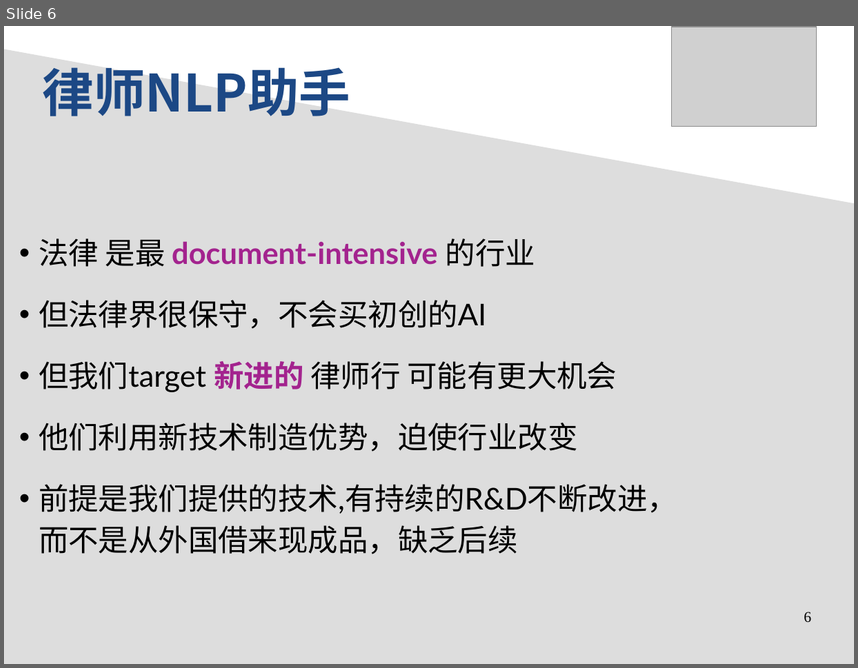
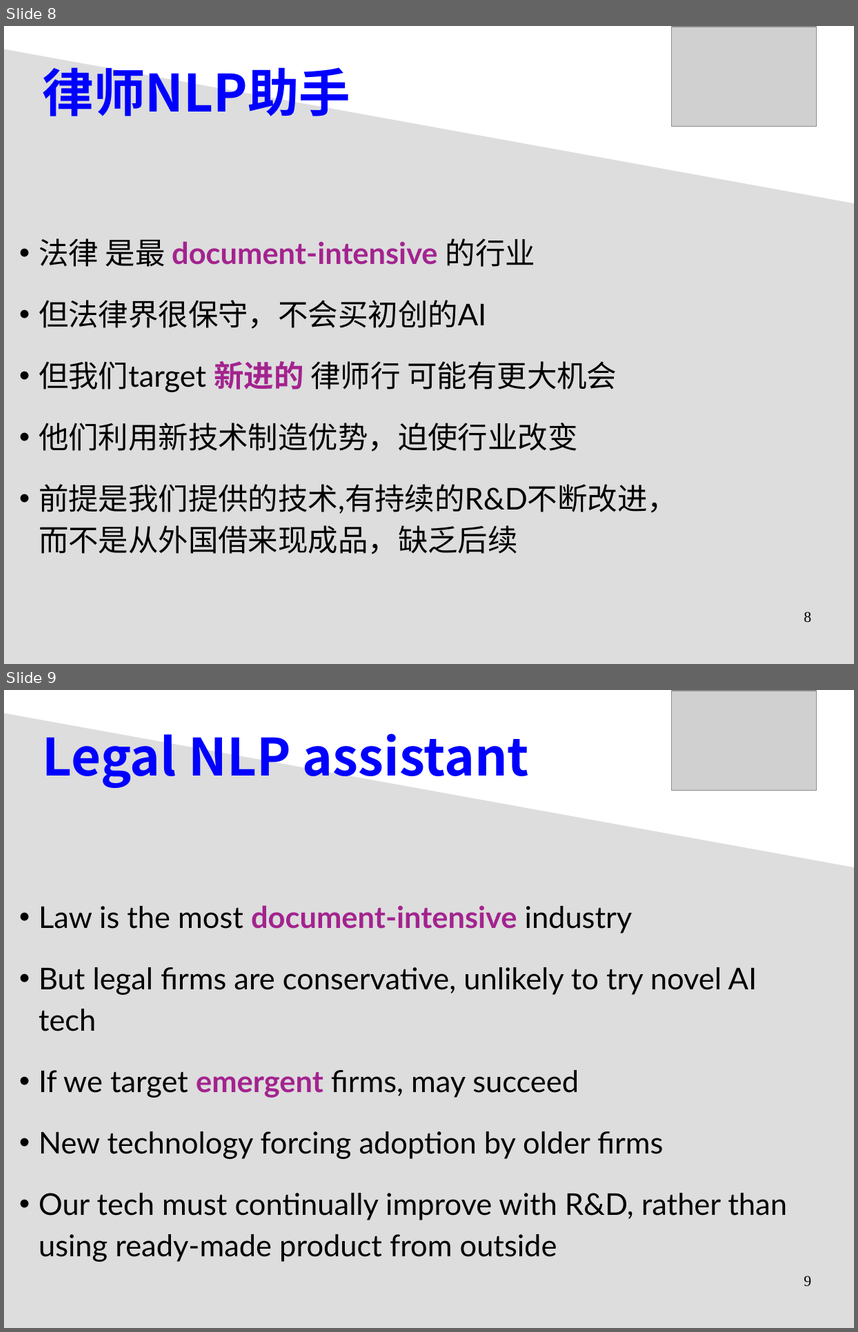
Before and after one commit to Cybernetic1/2020, a slide deck: General_Intelligence_biz-plan.odp. Shown one above the other, each under a label of ours: slide 6 before the commit, slides 8 and 9 after it. The pictures are 858x668 and 858x1332 pixels, drawn with LibreOffice and Linux fonts; fonts in the diff are those of the drawing; grey boxes stand for pictures. Boxes give left, top, right and bottom in pixels: in the first picture for what was removed or moved away, otherwise in the second. Text is boxed around its words. In the diff, an @@ line names an element or a change of style, - is before the commit and + after.

```diff
--- a/General_Intelligence_biz-plan.odp
+++ b/General_Intelligence_biz-plan.odp
@@ slide 9 added at (4,690,854,1328), background #FFFFFF @@
@@ picture added at (672,691,817,790) @@
@@ freeform shape added at (4,713,854,1328), fill #DDDDDD @@
@@ text added at (43,733,529,788), 48 pt, text #0000FF, bold @@
+Legal NLP assistant
@@ text added at (38,905,787,1262), 28 pt, text #000000 @@
+• Law is the most document-intensive industry
+• But legal firms are conservative, unlikely to try novel AI tech
+• If we target emergent firms, may succeed
+• New technology forcing adoption by older firms
+• Our tech must continually improve with R&D, rather than using ready-made product from outside
@@ page number added at (804,1276,811,1287), 14 pt, text #000000 @@
+9
@@ what was slide 6 is now slide 8 @@
@@ slide 8 changed as well @@
@@ text "律师NLP助手" at (43,67,351,116): text colour #1C4885 to #0000FF @@
@@ page number at (804,612,811,623): text changed @@
-6
+8
```
Also in this commit, not shown: 6 other slides changed, 4 other slides added, 2 slides removed, 6 other files.
